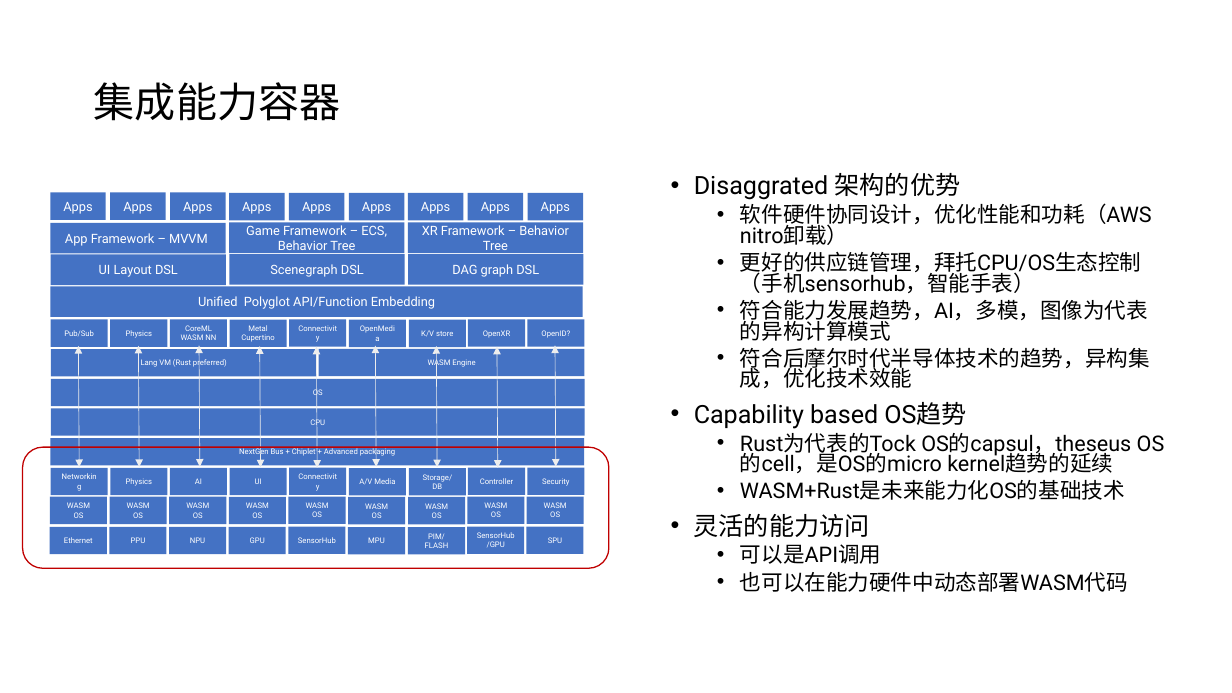
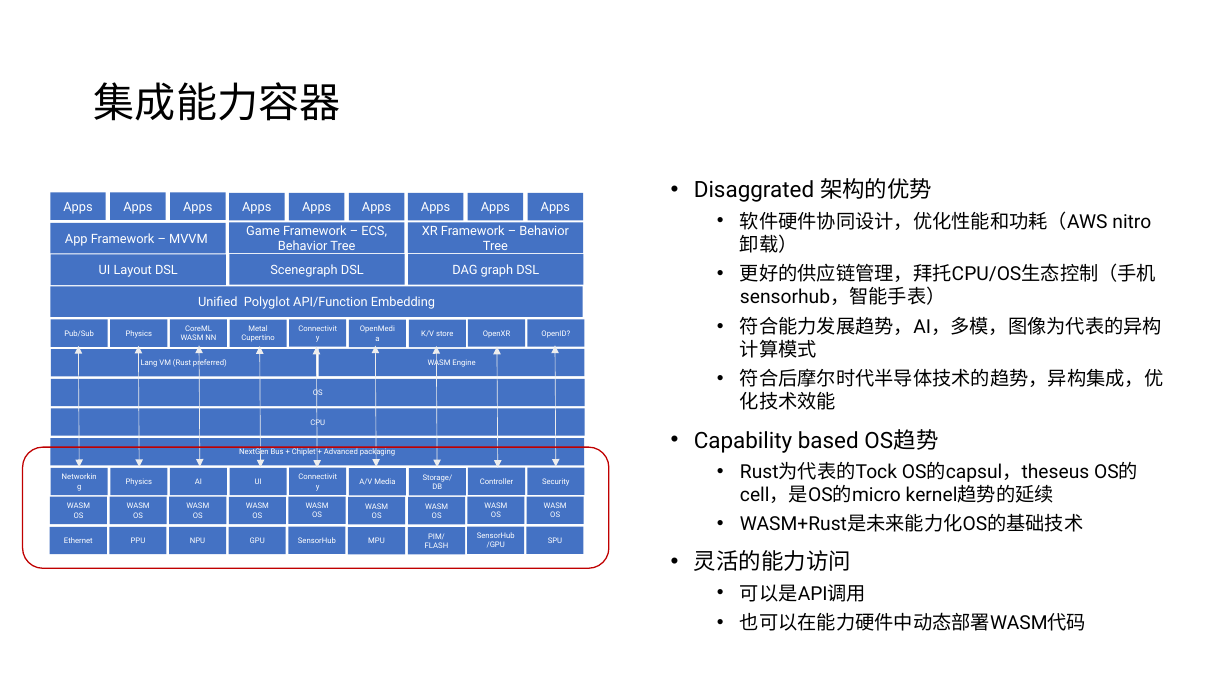
Before and after one commit to sbagga/mistyminds, a slide deck: slide 5 of _posts/Next Gen App Architecture.pptx (slide 3 before the commit). Drawn at 1232x693 pixels with LibreOffice and Linux fonts; fonts in the diff are those of the drawing. Boxes give left, top, right and bottom in pixels: in the first picture for what was removed or moved away, otherwise in the second. Text is boxed around its words. In the diff, an @@ line names an element or a change of style, - is before the commit and + after.

```diff
--- a/_posts/Next Gen App Architecture.pptx
+++ b/_posts/Next Gen App Architecture.pptx
@@ text "Disaggrated 架构的优势" at (x1=694, y1=178, x2=1163, y2=631): size 19.6 to 17.5 pt in "Disaggrated 架构的优势", "Capability based OS趋势", "灵活的能力访问"; size 16.8 to 15 pt in "软件硬件协同设计，优化性能和功耗（AWS nitro卸载）", "更好的供应链管理，拜托CPU/OS生态控制（手机sensorhub，智能手表）", "符合能力发展趋势，AI，多模，图像为代表的异构计算模式", "符合后摩尔时代半导体技术的趋势，异构集成，优化技术效能" and 4 more places; line spacing 0.8 to 1 @@
```
Also in this commit, not shown: 2 other slides changed, 5 slides added, 1 slide removed, 1 other file.
